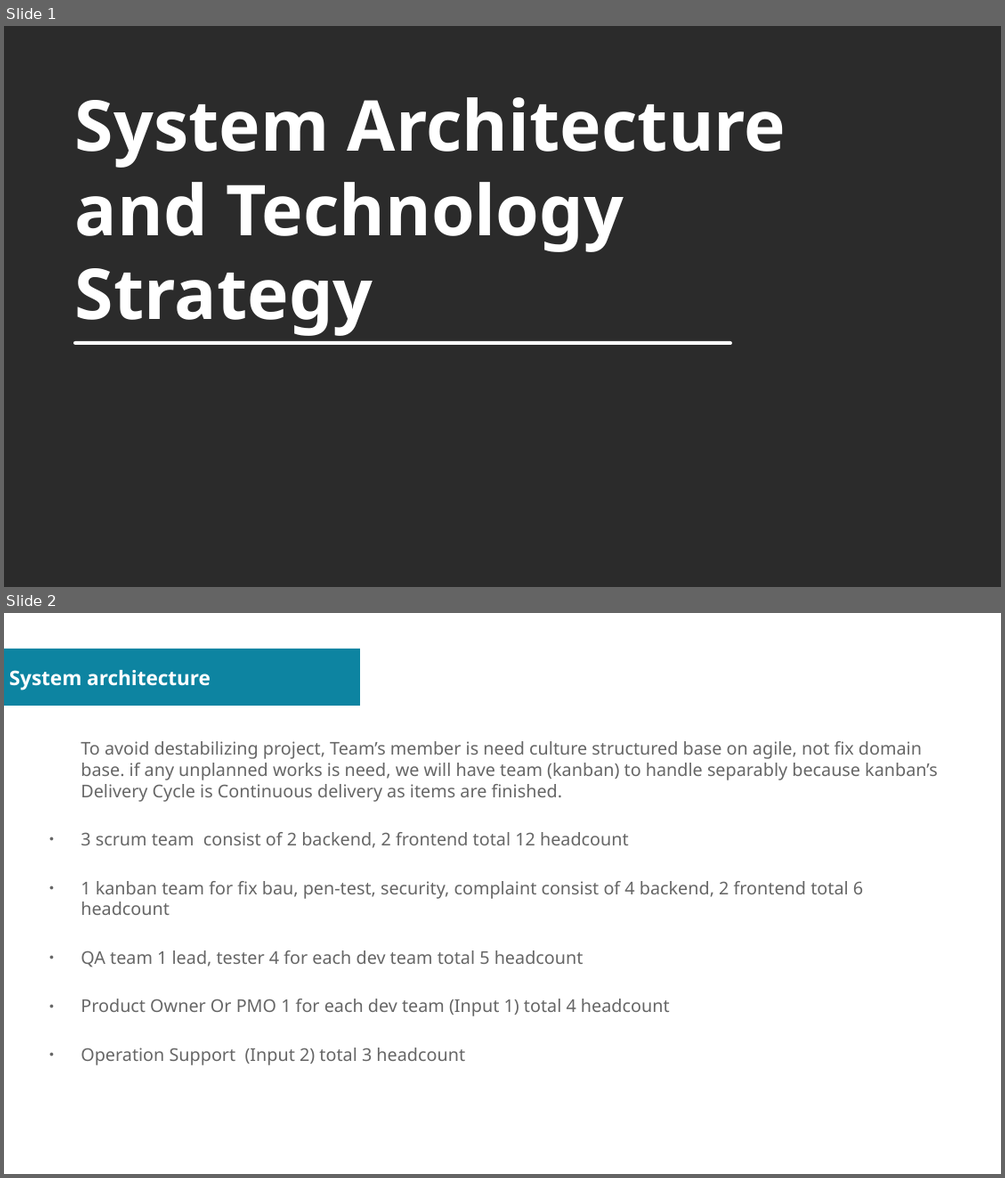
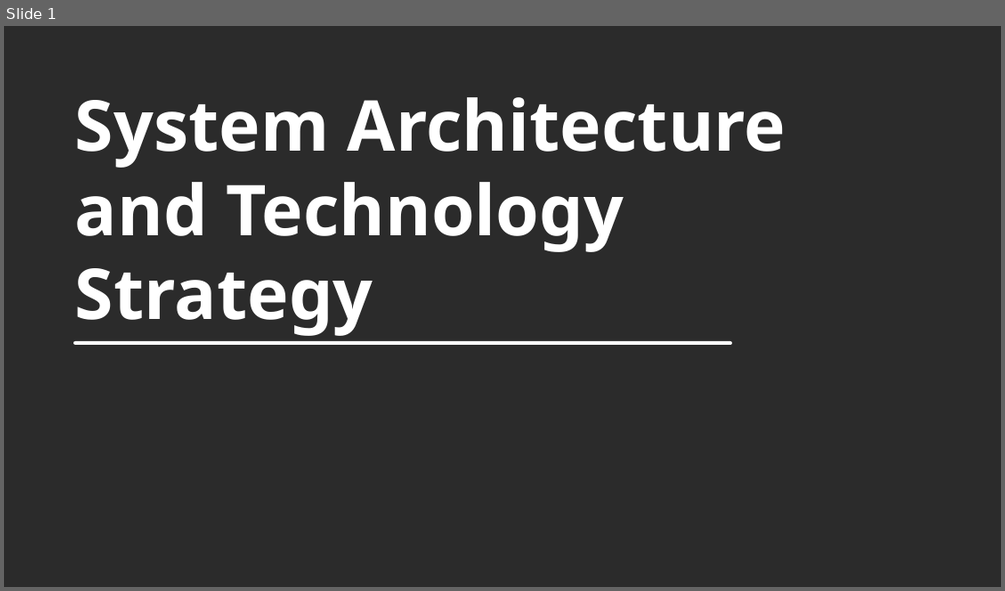
Before and after one commit to sovannotychea/ori-test, a slide deck: docs/02.odp. Shown one above the other, each under a label of ours: slides 1 and 2 before the commit, slide 1 after it. The pictures are 1005x1178 and 1005x591 pixels, drawn with LibreOffice and Linux fonts; fonts in the diff are those of the drawing; background and template pictures are left out; a plain dark background stands for a picture behind light text. Boxes give left, top, right and bottom in pixels: in the first picture for what was removed or moved away, otherwise in the second. Text is boxed around its words. In the diff, an @@ line names an element or a change of style, - is before the commit and + after.

```diff
--- a/docs/02.odp
+++ b/docs/02.odp
@@ slide 2 removed at (4, 613, 1001, 1174), background #FFFFFF @@
@@ rectangle removed at (4, 649, 360, 706) @@
@@ title removed at (9, 670, 210, 690) @@
-System architecture
@@ text removed at (81, 741, 938, 1016) @@
-To avoid destabilizing project, Team’s member is need culture structured base on agile, not fix domain base. if any unplanned works is need, we will have team (kanban) to handle separably because kanban’s Delivery Cycle is Continuous delivery as items are finished.
-● 3 scrum team consist of 2 backend, 2 frontend total 12 headcount
-● 1 kanban team for fix bau, pen-test, security, complaint consist of 4 backend, 2 frontend total 6 headcount
-● QA team 1 lead, tester 4 for each dev team total 5 headcount
-● Product Owner Or PMO 1 for each dev team (Input 1) total 4 headcount
-● Operation Support (Input 2) total 3 headcount
```
Also in this commit, not shown: 1 slide added, 1 other slide removed, 1 other file.
